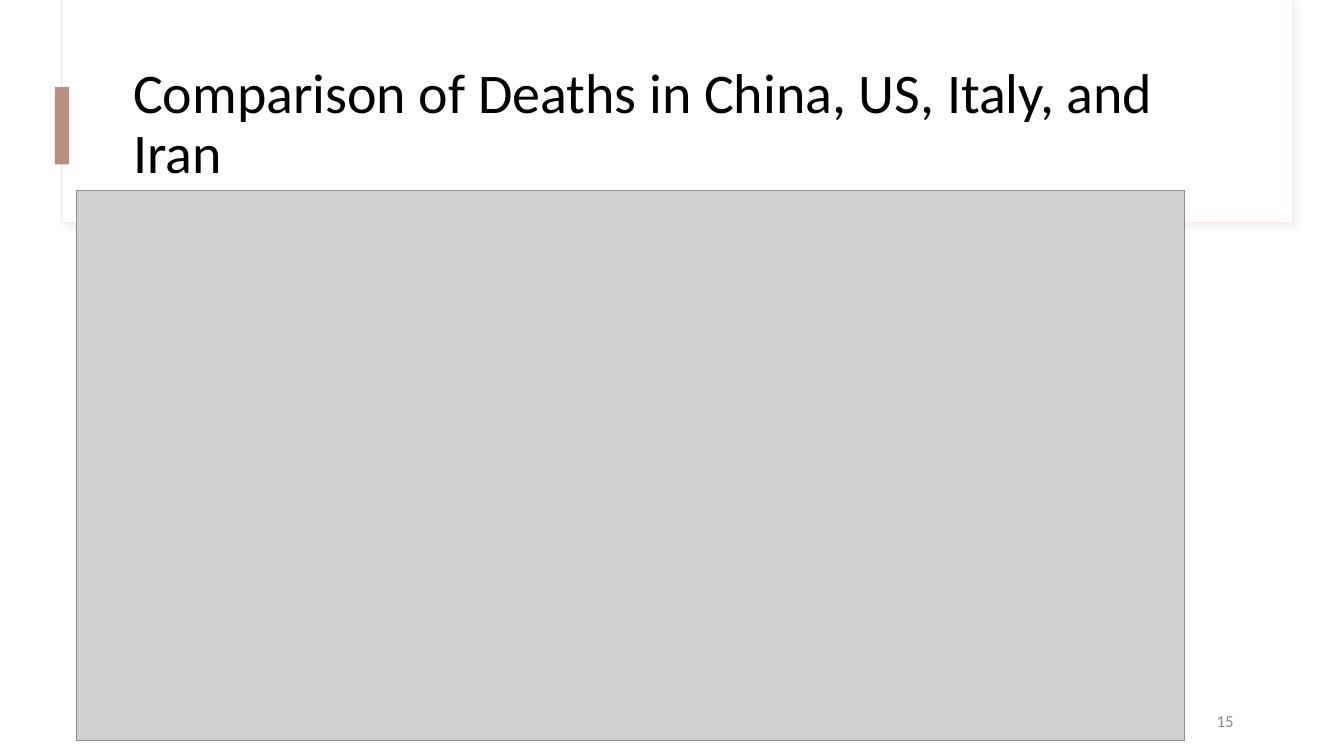
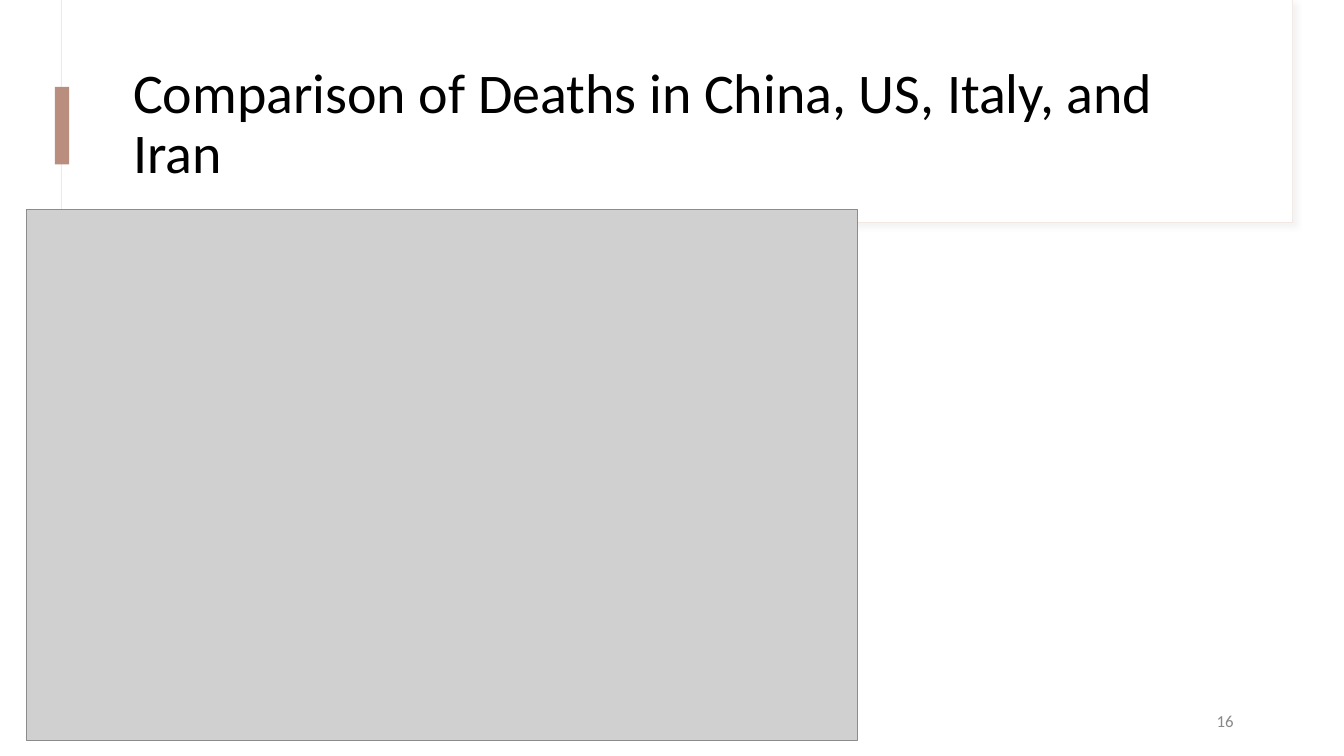
Before and after one commit to DataAnalyst77002/Projects_01, a slide deck: slide 16 of Group_8/Project_01_Group_08.pptx (slide 15 before the commit). Drawn at 1344x756 pixels with LibreOffice and Linux fonts; fonts in the diff are those of the drawing; grey boxes stand for pictures. Boxes give left, top, right and bottom in pixels: in the first picture for what was removed or moved away, otherwise in the second. Text is boxed around its words. In the diff, an @@ line names an element or a change of style, - is before the commit and + after.

```diff
--- a/Group_8/Project_01_Group_08.pptx
+++ b/Group_8/Project_01_Group_08.pptx
@@ picture: place and size @@
-picture at <box>77,191,1185,741</box>
+picture at <box>26,209,858,741</box>
@@ page number at <box>1217,716,1234,727</box>: text changed @@
-15
+16
```
Also in this commit, not shown: 4 other slides changed, 1 slide added, 3 other files.
